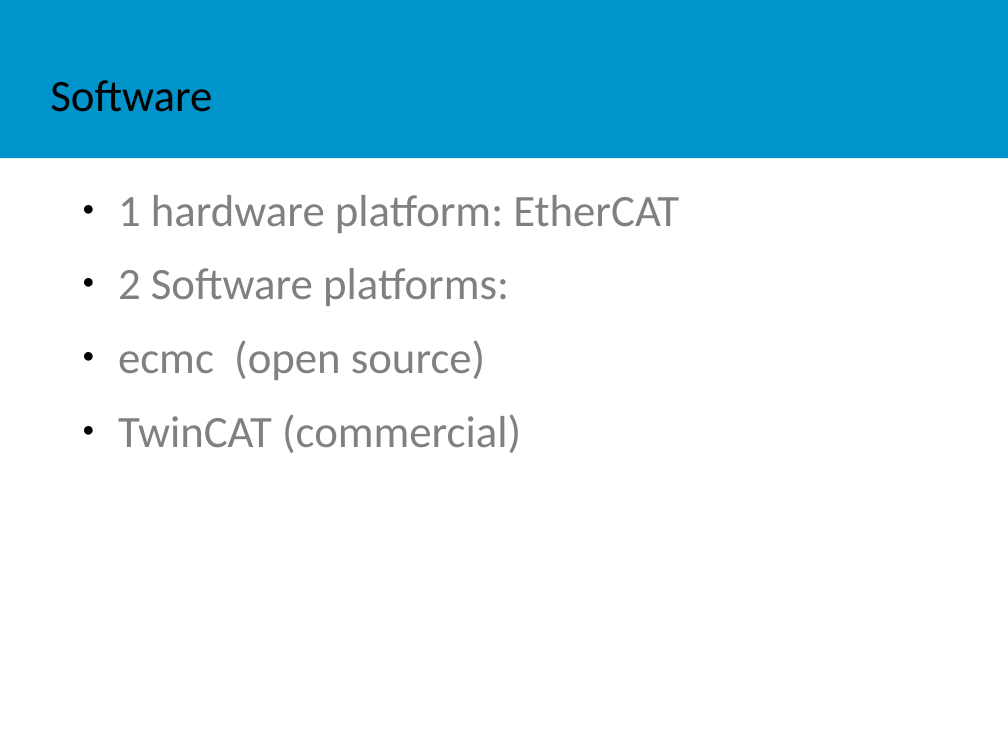
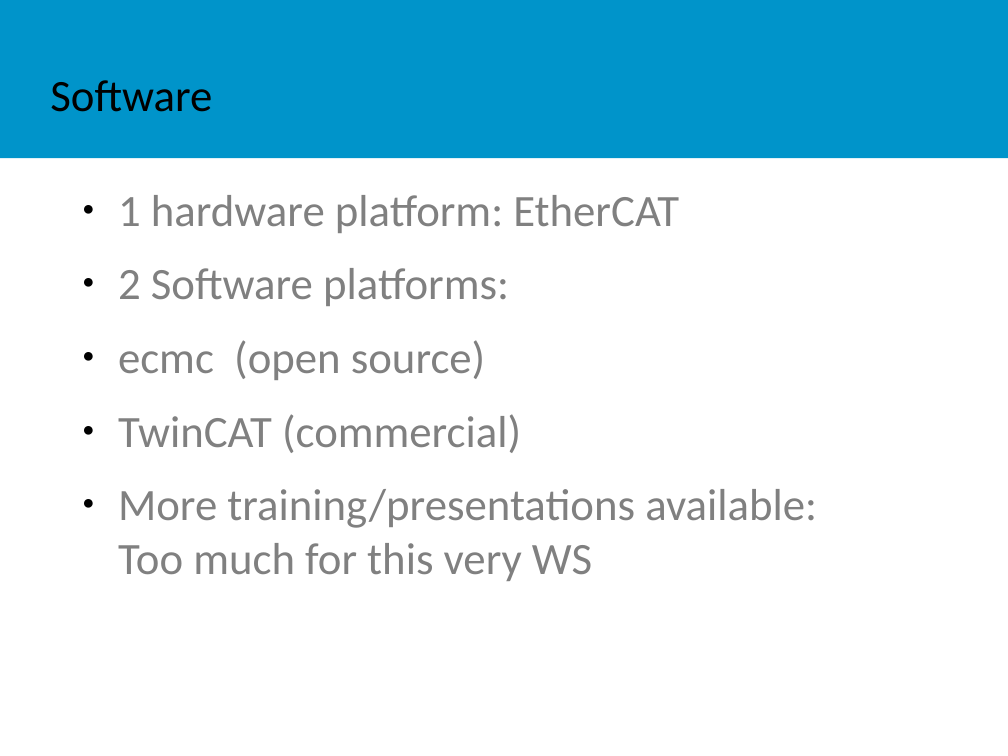
Before and after one commit to EPICS-motor-wg/epics-mwg-discussions, a slide deck: slide 14 of documents/2025-04-10-ISIS_Neutron_and_Muon_Source/1-ESS-Status.odp. Drawn at 1008x756 pixels with LibreOffice and Linux fonts; fonts in the diff are those of the drawing; background and template pictures are left out. Boxes give left, top, right and bottom in pixels: in the first picture for what was removed or moved away, otherwise in the second. Text is boxed around its words. In the diff, an @@ line names an element or a change of style, - is before the commit and + after.

```diff
--- a/documents/2025-04-10-ISIS_Neutron_and_Muon_Source/1-ESS-Status.odp
+++ b/documents/2025-04-10-ISIS_Neutron_and_Muon_Source/1-ESS-Status.odp
@@ text at (x1=118, y1=489, x2=817, y2=581): paragraph added @@
+● More training/presentations available:
+  Too much for this very WS
```
Also in this commit, not shown: 4 other files.
